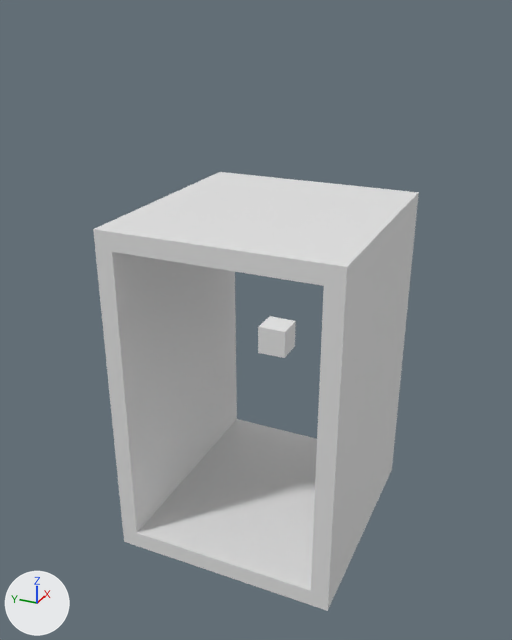
Two versions of the Blender file battery-strap/battery-strap.blend, one commit apart.
Rendered twice from a 50 mm lens placed at (-69.0, -29.4, 40.8), pointed at (-3.4, 0.1, 8.0). Lighting does not change. The marker at lower left points along +X, +Y and +Z.
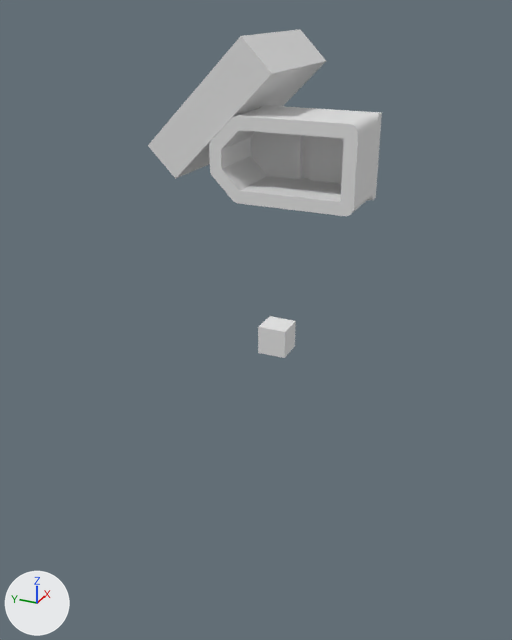
ob_cube_007 is not drawn itself; it is used by a modifier of ob_xt60capempty.
ob_cube_006 is not drawn itself; it is used by a modifier of ob_xt60capempty.
ob_cube_008 is not drawn itself; it is used by a modifier of ob_xt60capempty.

Boxes (x1, y1, x2, y2) around the edits, measured in the pictures (512 x 640 px):
'Cube', hidden
    before: (93, 172, 419, 611)
'Xt60Capempty', added
    after: (209, 105, 382, 216)
'Cube.009', added
    after: (148, 29, 326, 179)

Patch to the scene script:
```diff
--- a/battery-strap/battery-strap.blend.py
+++ b/battery-strap/battery-strap.blend.py
@@ me_xt60capempty @@
+me_xt60capempty.from_pydata(...)  # 1050 vertices, 2096 faces; spans x -10.1..10.1, y -4.8..4.8, z -2.5..7.9
@@ ob_cube @@
 _m = ob_cube.modifiers.new('Boolean', 'BOOLEAN')
 _m.solver = 'FLOAT'
+ob_cube.hide_viewport = True
@@ ob_xt60capempty @@
+ob_xt60capempty = bpy.data.objects.new('Xt60Capempty', me_xt60capempty)
+ob_xt60capempty.location = (10.5, 0.0, 24.1)
+ob_xt60capempty.rotation_euler = (-1.571, 0.0, 1.571)  # degrees (-90, 0, 90)
+_m = ob_xt60capempty.modifiers.new('Boolean', 'BOOLEAN')
+_m.object = ob_cube_006
+_m.solver = 'FLOAT'
+_m = ob_xt60capempty.modifiers.new('Boolean.001', 'BOOLEAN')
+_m.object = ob_cube_007
+_m.solver = 'FLOAT'
+_m = ob_xt60capempty.modifiers.new('Boolean.002', 'BOOLEAN')
+_m.object = ob_cube_008
+_m.solver = 'FLOAT'
@@ ob_cube_007 @@
+ob_cube_007 = bpy.data.objects.new('Cube.007', me_cube_001.copy())  # the mesh of ob_cube
+ob_cube_007.location = (6.959, -10.3, 24.98)
+ob_cube_007.scale = (7.13, 1.7, 7.13)
+ob_cube_007.hide_viewport = True
@@ ob_cube_006 @@
+ob_cube_006 = bpy.data.objects.new('Cube.006', me_cube_001.copy())  # the mesh of ob_cube
+ob_cube_006.location = (15.79, 2.726, 22.09)
+ob_cube_006.scale = (4.23, 19.9, 13.2)
+ob_cube_006.hide_viewport = True
@@ ob_cube_008 @@
+ob_cube_008 = bpy.data.objects.new('Cube.008', me_cube_001.copy())  # the mesh of ob_cube
+ob_cube_008.location = (6.959, 10.3, 24.98)
+ob_cube_008.scale = (7.13, 1.7, 7.13)
+ob_cube_008.hide_viewport = True
@@ ob_cube_009 @@
+ob_cube_009 = bpy.data.objects.new('Cube.009', me_cube_001.copy())  # the mesh of ob_cube
+ob_cube_009.location = (11.5, 9.0, 29.1)
+ob_cube_009.rotation_euler = (-0.785, 0.0, 0.0)  # degrees (-45, 0, 0)
+ob_cube_009.scale = (8.65, 8.65, 2.54)
```
